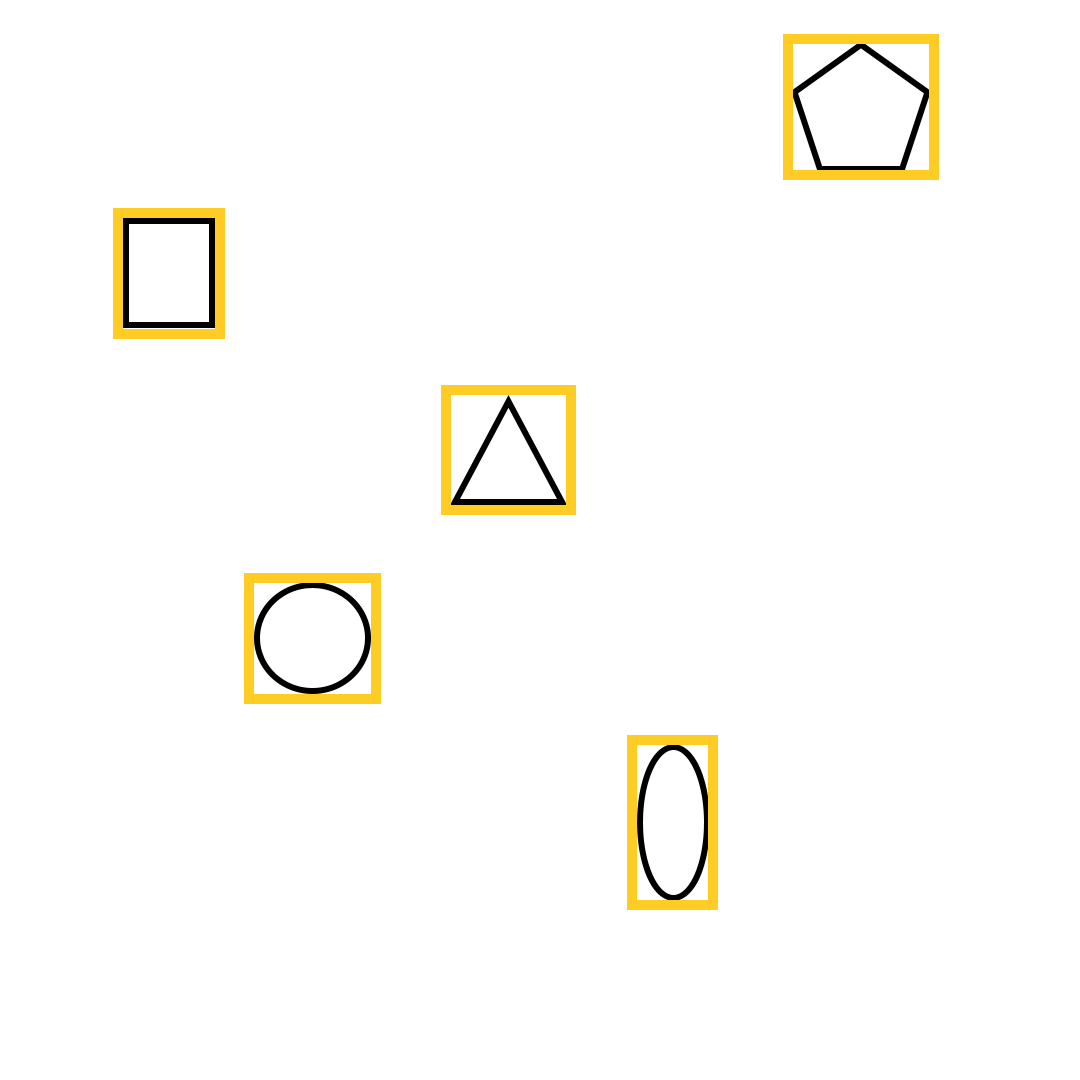
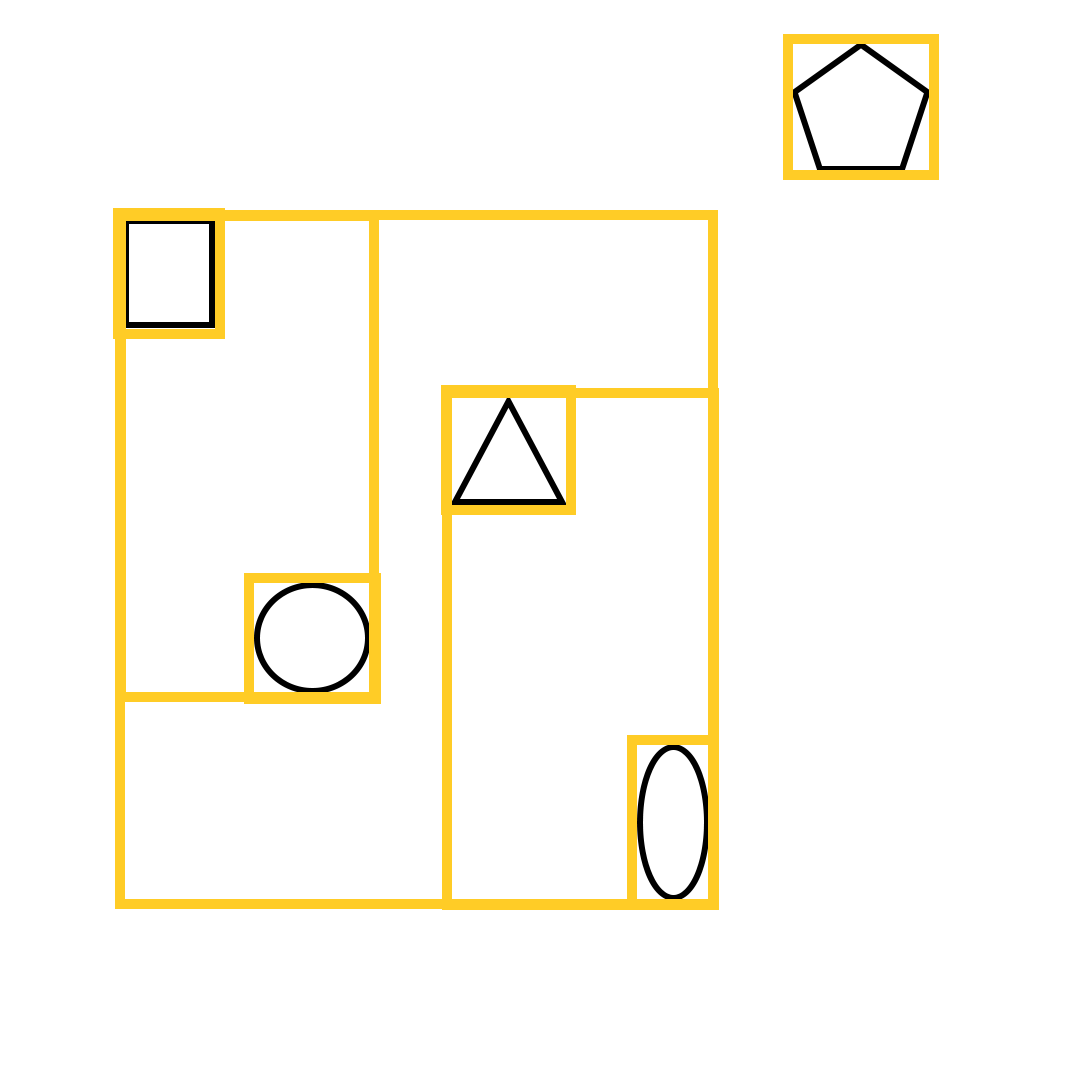
Revision of a layered w=1080, h=1080 image; what changed, layer by layer:
showed group "GroupOfChoice2" (2 layers) over (116, 211, 719, 910)
showed "Rectangle 7 copy" over (115, 210, 718, 909)
